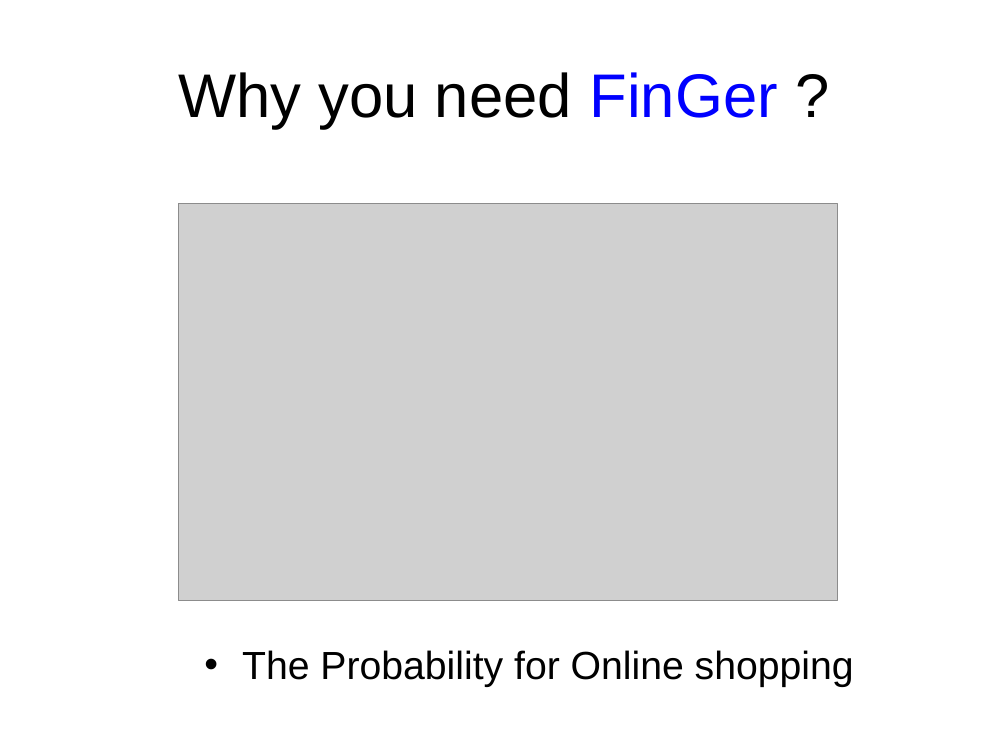
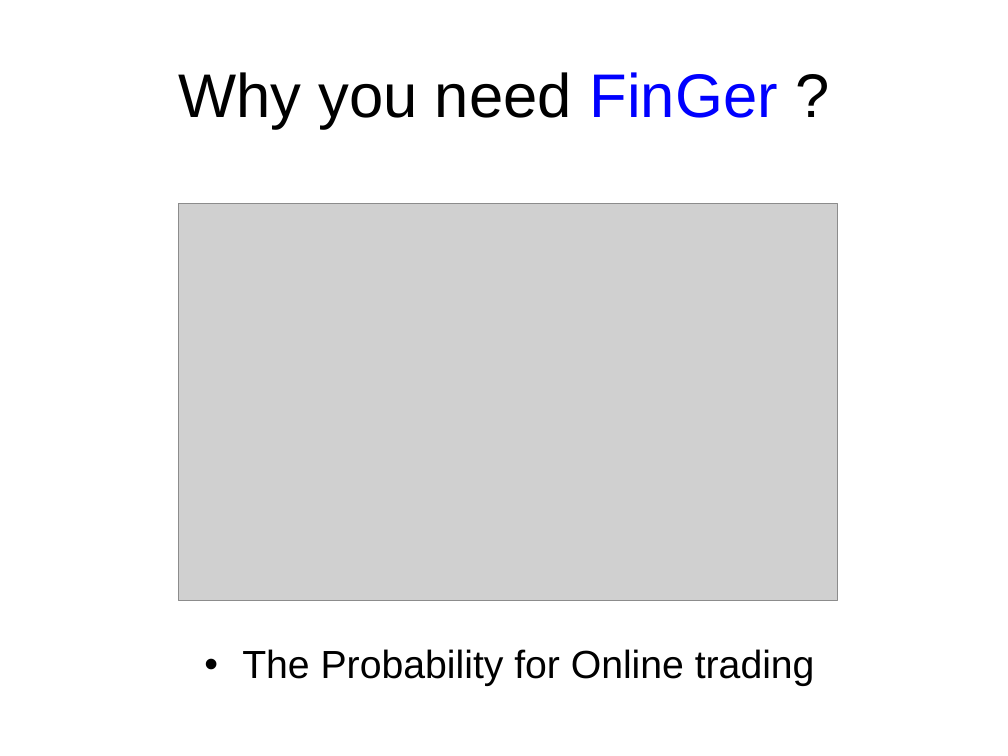
Before and after one commit to jacky851209/shopping_project, a slide deck: slide 5 of Shopping.ppt (slide 3 before the commit). Drawn at 1008x756 pixels with LibreOffice and Linux fonts; fonts in the diff are those of the drawing; grey boxes stand for pictures. Boxes give left, top, right and bottom in pixels: in the first picture for what was removed or moved away, otherwise in the second. Text is boxed around its words. In the diff, an @@ line names an element or a change of style, - is before the commit and + after.

```diff
--- a/Shopping.ppt
+++ b/Shopping.ppt
@@ text at [242,649,815,686]: text changed @@
-• The Probability for Online shopping
+• The Probability for Online trading
```
Also in this commit, not shown: 2 slides added, 1 slide removed.
